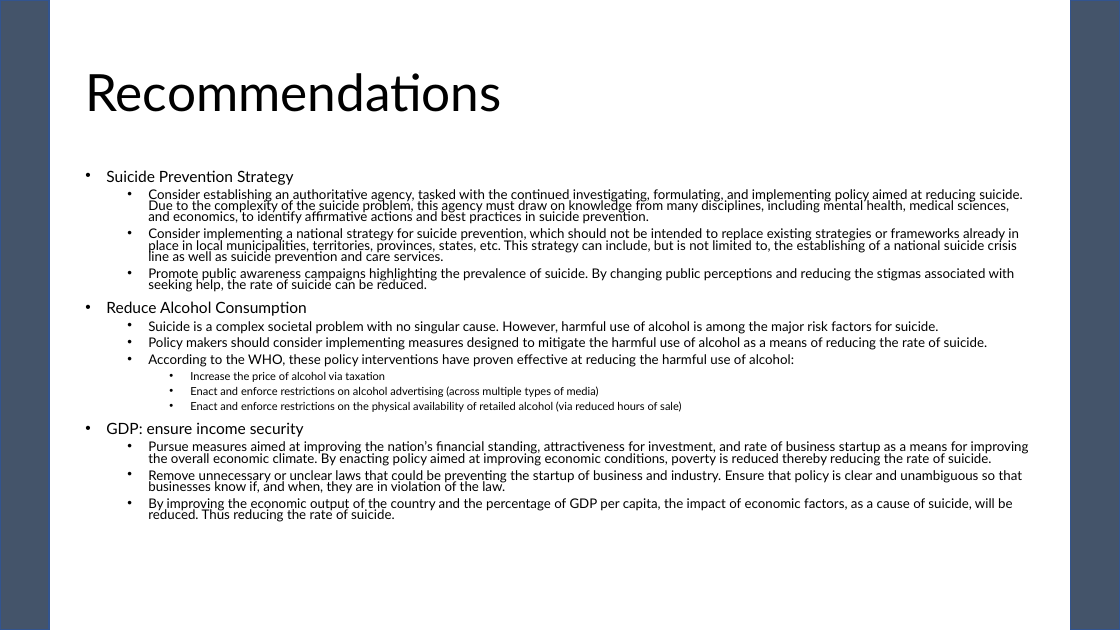
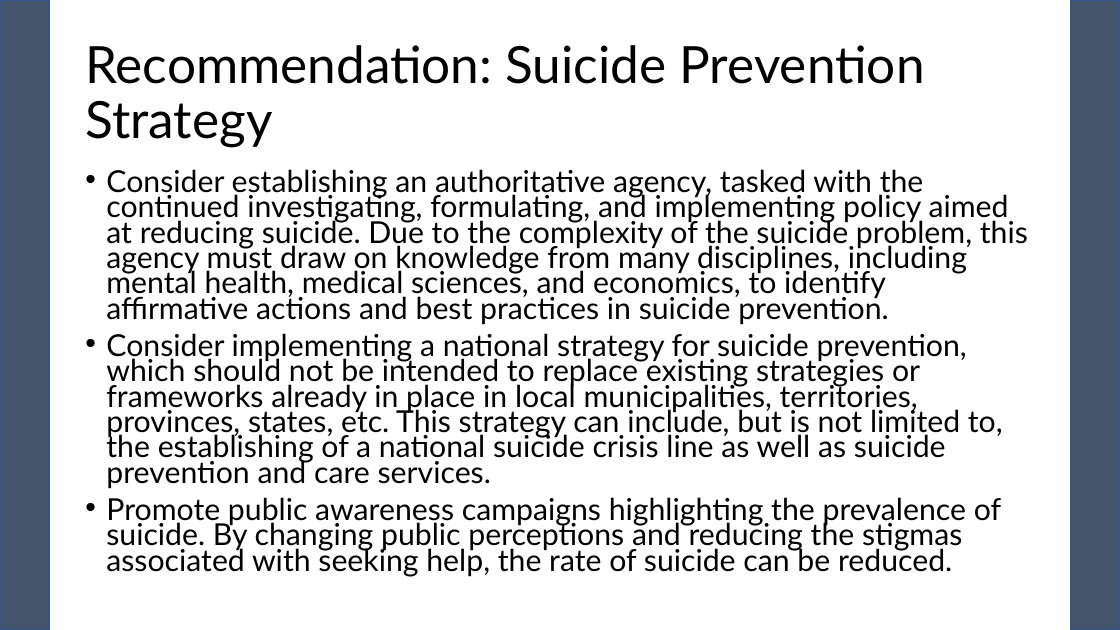
Before and after one commit to pewilliams/regression-mei-team-proj, a slide deck: slide 31 of presentation/Team-25_Sam.pptx. Drawn at 1120x630 pixels with LibreOffice and Linux fonts; fonts in the diff are those of the drawing. Boxes give left, top, right and bottom in pixels: in the first picture for what was removed or moved away, otherwise in the second. Text is boxed around its words. In the diff, an @@ line names an element or a change of style, - is before the commit and + after.

Commit message:
updated Recommendation slides in the presentation deck

```diff
--- a/presentation/Team-25_Sam.pptx
+++ b/presentation/Team-25_Sam.pptx
@@ title at bbox=[85, 45, 925, 148]: text changed @@
-Recommendations
+Recommendation: Suicide Prevention Strategy
@@ text "Consider establishing an authoritative agency, ..." at bbox=[106, 169, 1028, 576]: size 11.4 to 25.9 pt; list level 2 to 1 in "Consider establishing an authoritative agency, ..."; list level 2 to 1 in "Consider implementing a national strategy ..."; list level 2 to 1 in "Promote public awareness campaigns highlighting ..." @@
@@ text at bbox=[106, 170, 294, 185]: paragraph removed @@
-• Suicide Prevention Strategy
@@ text at bbox=[106, 301, 1029, 522]: paragraphs removed @@
-• Reduce Alcohol Consumption
-  • Suicide is a complex societal problem with no singular cause. However, harmful use of alcohol is among the major risk factors for suicide.
-  • Policy makers should consider implementing measures designed to mitigate the harmful use of alcohol as a means of reducing the rate of suicide.
-  • According to the WHO, these policy interventions have proven effective at reducing the harmful use of alcohol:
-    • Increase the price of alcohol via taxation
-    • Enact and enforce restrictions on alcohol advertising (across multiple types of media)
-    • Enact and enforce restrictions on the physical availability of retailed alcohol (via reduced hours of sale)
-• GDP: ensure income security
-  • Pursue measures aimed at improving the nation’s financial standing, attractiveness for investment, and rate of business startup as a means for improving the overall economic climate. By enacting policy aimed at improving economic conditions, poverty is reduced thereby reducing the rate of suicide.
-  • Remove unnecessary or unclear laws that could be preventing the startup of business and industry. Ensure that policy is clear and unambiguous so that businesses know if, and when, they are in violation of the law.
-  • By improving the economic output of the country and the percentage of GDP per capita, the impact of economic factors, as a cause of suicide, will be reduced. Thus reducing the rate of suicide.
```
Also in this commit, not shown: 2 slides added.
